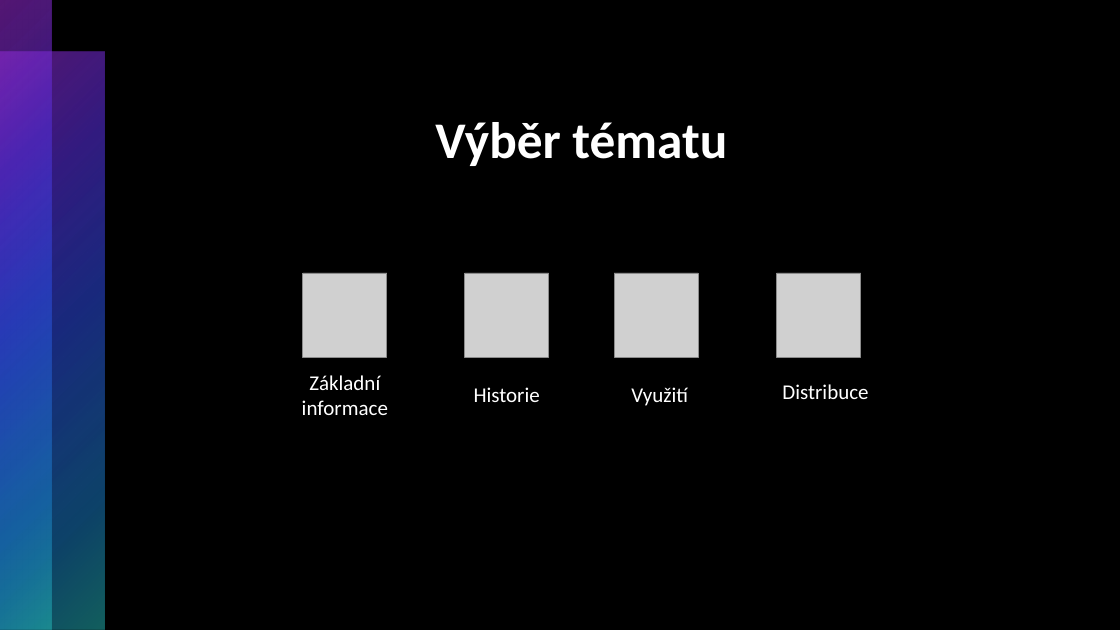
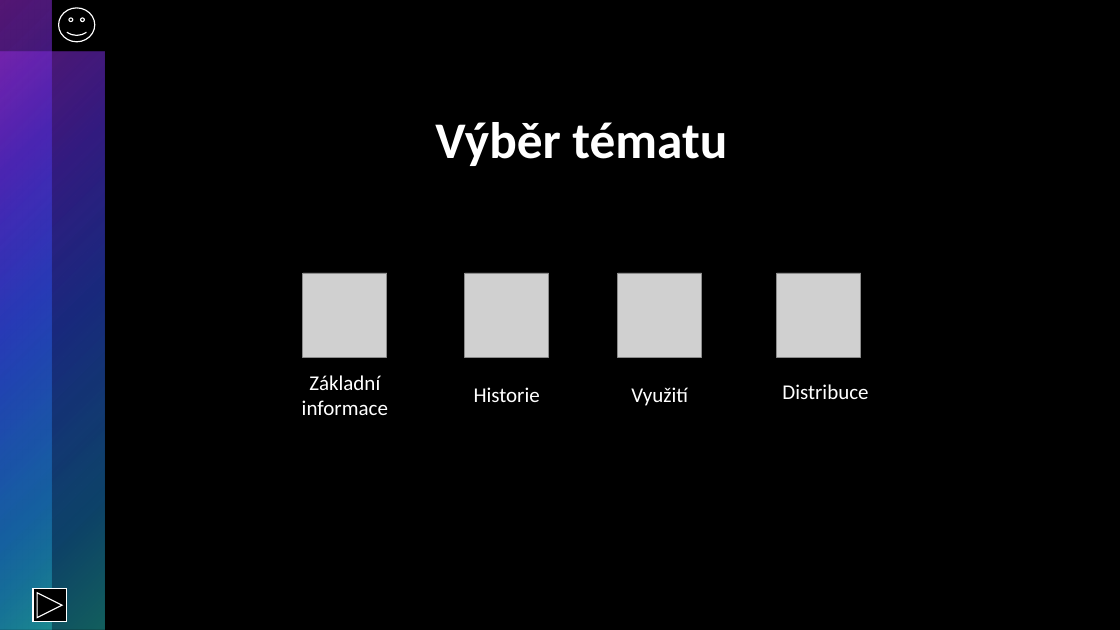
Before and after one commit to RadRoz12/Linux, a slide deck: slide 2 of Linux.pptx. Drawn at 1120x630 pixels with LibreOffice and Linux fonts; fonts in the diff are those of the drawing; grey boxes stand for pictures. Boxes give left, top, right and bottom in pixels: in the first picture for what was removed or moved away, otherwise in the second. Text is boxed around its words. In the diff, an @@ line names an element or a change of style, - is before the commit and + after.

```diff
--- a/Linux.pptx
+++ b/Linux.pptx
@@ smiley face added at [59,8,95,41], fill #000000, outline #FFFFFF 1 pt @@
@@ picture: place and size @@
-picture at [614,273,698,357]
+picture at [618,273,702,357]
@@ action button forward next added at [33,589,66,622], fill #000000, outline #FFFFFF 1 pt @@
```
Also in this commit, not shown: 11 other slides changed, 3 slides added.
